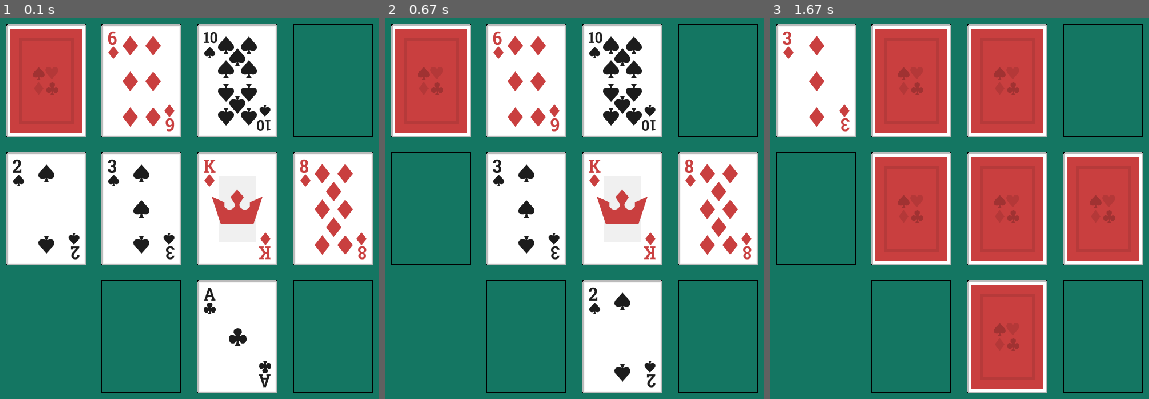
Above: before the commit, frames 1-3 (left to right).
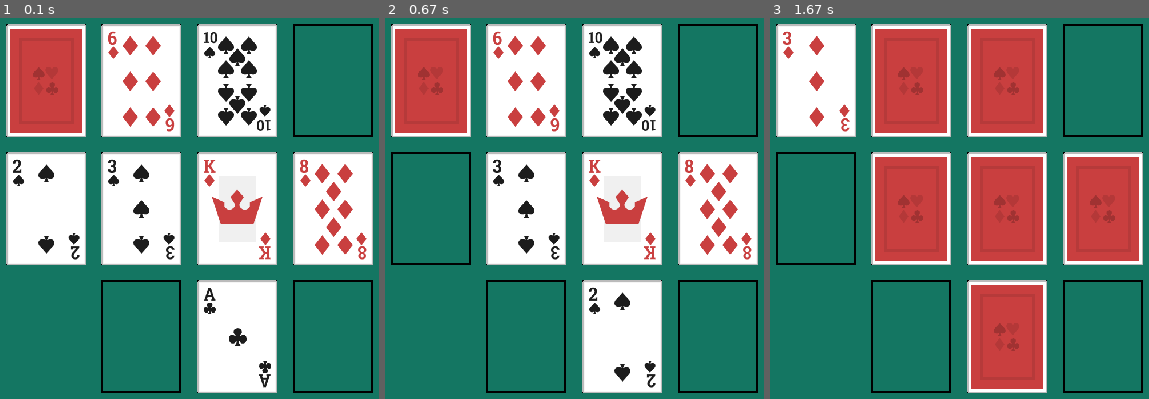
Above: after the commit, the same moments.

Repository: alexetsnyder/OuroborosPython
Game: pygame game, started from Pygame/FourSeasons/app.py
Two runs of this game, one before a commit and one after it. Both use one fixed random seed, a clock stepped at 60 frames per second and the inputs below.
Inputs (mouse positions are in pixels of both pictures, inside the frame that each line leads up to):
- Up to frame 1 (0.1 s): no input
- Up to frame 2 (0.67 s): press the mouse at (422, 212) at 0.37 s; move the mouse to (529, 254) at 0.47 s; release the mouse at (638, 296) at 0.6 s
- Up to frame 3 (1.67 s): tap F at 0.67 s

The runs differ from the first frame. In frame 1, 0.8% of the frame differs, in the area x 26-99%, y 1-99%; in frame 2, 1.0%, in the area x 1-99%, y 1-99%; in frame 3, 1.0%.

Commit message:
Refactored Objects
Refactored all objects so that they were all using the same variable names for the same positions.

Diff:
--- a/Pygame/FourSeasons/four_seasons.py
+++ b/Pygame/FourSeasons/four_seasons.py
@@ -35,9 +35,8 @@
 		self.mouse_pos = event.pos
 
 	def on_mouse_left_button_up(self, tile, new_tile_index):
-		x, y = tile.top_left
 		self.is_selected = False
-		self.set_position(x, y, self.rect.w, self.rect.h)
+		self.set_position(*tile.left_top, self.rect.w, self.rect.h)
 		self.tile_index = new_tile_index
 
 	def on_mouse_right_button_down(self):
@@ -55,7 +54,7 @@
 
 	def put(self, tile):
 		self.set_size(*tile.size)
-		self.set_position(*tile.top_left, *tile.size)
+		self.set_position(*tile.left_top, *tile.size)
 
 	def is_within(self, position):
 		return self.rect.is_within(position)
@@ -76,7 +75,7 @@
 		self.rect.update()
 
 	def draw(self, surface):
-		x, y = self.rect.top_left
+		x, y = self.rect.left_top
 		w, h = self.rect.size
 		card_image = None
 		if self.is_showing:
@@ -90,8 +89,8 @@
 
 class Deck:
 	SUIT_COUNT  = 4
+	DEALT_CARDS = 7
 	CARD_COUNT  = 13
-	DEALT_CARDS = 7
 
 	def __init__(self):
 		self.seed = -1
@@ -135,9 +134,9 @@
 			max_area = 0
 			max_tile = tiles[selected_card.tile_index]
 			max_tile_index = selected_card.tile_index
-			for i, tile in [(i, tiles[i]) for i in range(len(tiles)) if not i == CardTable.NON_TILE]:
+			for i, tile in [(i, tiles[i]) for i in range(len(tiles)) if not i == BlankTile.INDEX]:
 				if selected_card.rect.is_intersecting(tile.rect):
-					area = selected_card.rect.intersecting(tile.rect).area()
+					area = selected_card.rect.intersecting(tile.rect).get_area()
 					if area > max_area:
 						max_area = area
 						max_tile = tile
@@ -151,7 +150,7 @@
 	def create(self):
 		for suit in range(Deck.SUIT_COUNT):
 			for i in range(1, Deck.CARD_COUNT + 1):
-				self.deck.append(Card(i, suit, CardTable.DECK_TILE))
+				self.deck.append(Card(i, suit, DeckTile.INDEX))
 
 	def shuffle(self):
 		self.shuffle_seed()
@@ -166,10 +165,10 @@
 	def new_deal(self, tiles):
 		self.reset()
 		self.shuffle()
-		self.draw_card(self.deck[0], CardTable.FOUNDATION_TILES[0])
+		self.draw_card(self.deck[0], FoundationTile.INDEXES[0])
 		for i in range(1, Deck.DEALT_CARDS - 1):
-			self.draw_card(self.deck[i], CardTable.TABLEAU_TILES[i - 1])
-		self.draw_card(self.deck[Deck.DEALT_CARDS - 1], CardTable.DISCARD_TILE)
+			self.draw_card(self.deck[i], TableueTile.INDEXES[i - 1])
+		self.draw_card(self.deck[Deck.DEALT_CARDS - 1], DiscardTile.INDEX)
 		self.top_card = Deck.DEALT_CARDS
 		self.active_cards += [i for i in range(Deck.DEALT_CARDS + 1)]
 		self.deal(tiles)
@@ -181,7 +180,7 @@
 	def reset(self):
 		self.active_cards.clear()
 		for card in self.deck:
-			card.set_tile(CardTable.DECK_TILE)
+			card.set_tile(DeckTile.INDEX)
 			card.is_showing = False
 
 	def top(self):
@@ -204,17 +203,28 @@
 			self.deck[i].draw(surface)
 
 class CardTile:
-	def __init__(self, top_left, size):
+	def __init__(self, left_top, size, border=2):
+		self.border = border
+		self._set_size(size)
+		self._set_position(left_top)
+		self.rect = go.Rect(self.left_top, self.size, Color.BLACK, self.border)
+
+	def _set_size(self, size):
 		self.w, self.h = self.size = size
-		self.left, self.top = self.top_left = top_left
-		self.rect = go.Rect(self.top_left, self.size, Color.BLACK, 1)
-
-	def set_position(self, top_left):
-		self.left, self.top = self.top_left = top_left
-		self.rect.set_position(self.top_left)
+
+	def _set_position(self, left_top):
+		self.left, self.top = self.left_top = left_top
+		self.right, self.bottom =  self.right_bottom = (self.left + self.w, self.top + self.h)
+		self.left_bottom = (self.left, self.bottom)
+		self.right_top = (self.right, self.top)
+		self.x, self.y = self.center = (self.left + self.w // 2, self.right + self.right // 2)
+
+	def set_position(self, left_top):
+		self._set_position(left_top)
+		self.rect.set_position(self.left_top)
 
 	def set_size(self, size):
-		self.w, self.h = self.size = size
+		self._set_size(size)
 		self.rect.set_size(self.size)
 
 	def update(self):
@@ -229,7 +239,7 @@
 class DiscardTile (CardTile):
 	INDEX = 1
 
-class NonTile:
+class BlankTile:
 	INDEX = 2
 
 class TableueTile (CardTile):
@@ -241,13 +251,17 @@
 	INDEXES = [3, 5, 9, 11]
 	def __init__(self, tile_index):
 		self.tile_index = tile_index
+		self.cards = []
+
+	def lay(self, card):
+		self.cards.append(card)
+		card.put(self)
+
+class Tiles:
+	def __init__(self):
+		self.tiles = []
 
 class CardTable:
-	NON_TILE         = 2
-	DECK_TILE        = 0
-	DISCARD_TILE     = 1
-	TABLEAU_TILES    = [6, 4, 7, 10, 8]
-	FOUNDATION_TILES = [3, 5, 9, 11]
 	COLUMNS          = 4
 	ROWS             = 3
 	CARD_SIZE_RATIO  = 2.5 / 3.5
@@ -306,7 +320,7 @@
 		for i in range(CardTable.COLUMNS):
 			for j in range(CardTable.ROWS):
 				card_tile = self.card_tiles[4 * j + i]
-				x, y = card_tile.rect.top_left
+				x, y = card_tile.left_top
 				card_tile.set_position((x + extra_w, y + extra_h))
 
 	def on_resize(self, position, size):
@@ -329,7 +343,7 @@
 		self.deck.on_mouse_move(event)
 
 	def tiles(self):
-		return [self.card_tiles[i] for i in range(len(self.card_tiles)) if not i == CardTable.NON_TILE]
+		return [self.card_tiles[i] for i in range(len(self.card_tiles)) if not i == BlankTile.INDEX]
 
 	def flip_cards(self):
 		self.deck.flip_cards()
--- a/Pygame/FourSeasons/go.py
+++ b/Pygame/FourSeasons/go.py
@@ -34,69 +34,34 @@
 			new_vector.values[key] = self.values[key] - other.values[key]
 		return new_vector
 
-class FontInfo:
-	def __init__(self, font_size=20, font_color=Color.SILVER, font_name='lucidaconsole'):
-		self.font_name = font_name
-		self.font_size = font_size
-		self.font_color = font_color
+class GeometryObject:
+	def __init__(self, left_top, size, color, width=0):
+		self.width = width
+		self.set_size(size)
+		self.set_color(color)
+		self.set_position(left_top)
 
-class RenderText:
-	def __init__(self, text_str, position=(0, 0), font_info=FontInfo()):
-		self.text_str = text_str
-		self.font_info = font_info
-		self.x, self.y = self.position = position
-		self.font = freetype.SysFont(self.font_info.font_name, self.font_info.font_size)
-		self.w, self.h = self.size = self.font.get_rect(self.text_str).size
+	def set_size(self, size):
+		self.w, self.h = self.size = size
 
-	def set_position(self, position):
-		self.x, self.y = self.position = position
-
-	def set_text(self, text_str):
-		self.text_str = text_str
-		return self.get_size()
-
-	def get_size(self):
-		self.w, self.h = self.size = self.font.get_rect(self.text_str).size
-		return self.size
-
-	def move(self, dx, dy):
-		self.set_position((self.x + dx, self.y + dy))
-
-	def draw_at(self, surface, position):
-		x, y = position
-		self.font.render_to(surface, (int(x - self.w // 2), int(y - self.h // 2)), self.text_str, self.font_info.font_color)
-
-	def draw(self, surface):
-		self.font.render_to(surface, (int(self.x - self.w // 2), int(self.y - self.h // 2)), self.text_str, self.font_info.font_color)
-
-class Rect:
-	def __init__(self, top_left, size, color=Color.SILVER, width=0):
-		self.width = width
-		self.color = color
-		self.w, self.h = self.size = size
-		self.left, self.top = self.top_left = top_left
+	def set_position(self, left_top):
+		self.left, self.top = self.left_top = left_top
 		self.right, self.bottom = (self.left + self.w, self.top + self.h)
+		self.right_top = (self.right, self.top)
+		self.left_bottom = (self.left, self.bottom)
+		self.right_bottom = (self.right, self.bottom)
 		self.center = self.left + self.w // 2, self.top + self.h // 2
-		self.top_right = (self.right, self.top)
-		self.bottom_left = (self.left, self.bottom)
-		self.bottom_right = (self.right, self.bottom)
-
-	def set_position(self, top_left):
-		self.left, self.top = self.top_left = top_left
-		self.right, self.bottom = (self.left + self.w, self.top + self.h)
-		self.center = self.left + self.w // 2, self.top + self.h // 2
-		self.top_right = (self.right, self.top)
-		self.bottom_left = (self.left, self.bottom)
-		self.bottom_right = (self.right, self.bottom)
 
 	def set_color(self, color):
 		self.color = color
 
-	def set_size(self, size):
-		self.w, self.h = self.size = size
+	def get_area(self):
+		return self.w * self.h
 
-	def area(self):
-		return self.w * self.h
+	def is_within(self, position):
+		x1, y1 = position
+		x2, y2 = self.center
+		return (x2 - x1) ** 2 <= (self.w // 2) ** 2 and (y2 - y1) ** 2 <= (self.h // 2) ** 2
 
 	def is_intersecting(self, r2):
 		left = max(self.left, r2.left)
@@ -112,13 +77,11 @@
 		top = max(self.top, r2.top)
 		return Rect((left, top), (right - left, bottom - top))
 
-	def is_within(self, position):
-		x1, y1 = position
-		x2, y2 = self.center
-		return (x2 - x1) ** 2 <= (self.w // 2) ** 2 and (y2 - y1) ** 2 <= (self.h // 2) ** 2
-
 	def move(self, dx, dy):
 		self.set_position((self.left + dx, self.top + dy))
+
+	def update(self):
+		pass
 
 	def draw_at(self, surface, position):
 		x, y = position
@@ -126,3 +89,41 @@
 
 	def draw(self, surface):
 		pygame.draw.rect(surface, self.color, pygame.Rect((int(self.left), int(self.top)), (int(self.w), int(self.h))), self.width)
+
+class FontInfo:
+	def __init__(self, font_size=20, font_color=Color.SILVER, font_name='lucidaconsole'):
+		self.font_name = font_name
+		self.font_size = font_size
+		self.font_color = font_color
+
+class RenderText (GeometryObject):
+	def __init__(self, text_str, center=(0, 0), font_info=FontInfo()):
+		self.text_str = text_str
+		self.font_info = font_info
+		self.font = freetype.SysFont(self.font_info.font_name, self.font_info.font_size)
+		x, y = center
+		w, h = self.get_size()
+		super().__init__((x - w // 2, y - h // 2), (w, h), font_info.font_color)
+
+	def set_position(self, center):
+		x, y = center
+		w, h = self.get_size()
+		super().set_position((x - w // 2, y - h // 2))
+
+	def set_text(self, text_str):
+		self.text_str = text_str
+		return self.get_size()
+
+	def get_size(self):
+		return self.font.get_rect(self.text_str).size
+
+	def draw_at(self, surface, center):
+		x, y = center
+		self.font.render_to(surface, (int(self.left), int(self.top)), self.text_str, self.color)
+
+	def draw(self, surface):
+		self.font.render_to(surface, (int(self.left), int(self.top)), self.text_str, self.color)
+
+class Rect (GeometryObject):
+	def __init__(self, top_left, size, color=Color.SILVER, width=0):
+		super().__init__(top_left, size, color, width)
